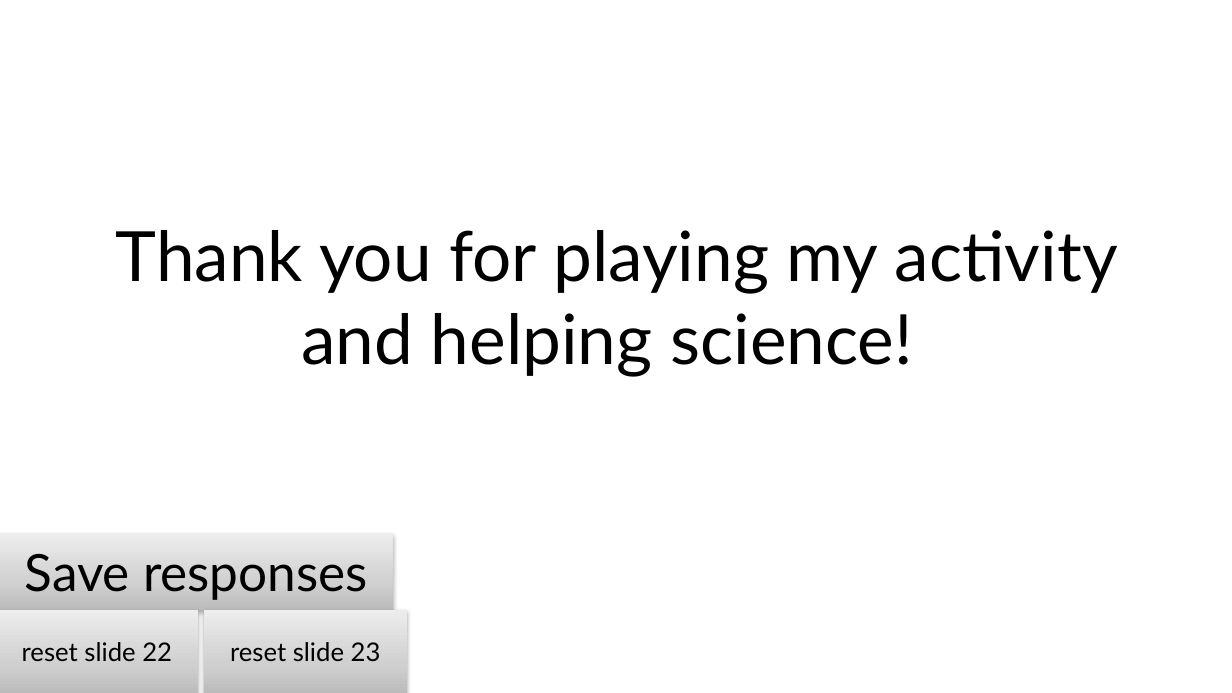
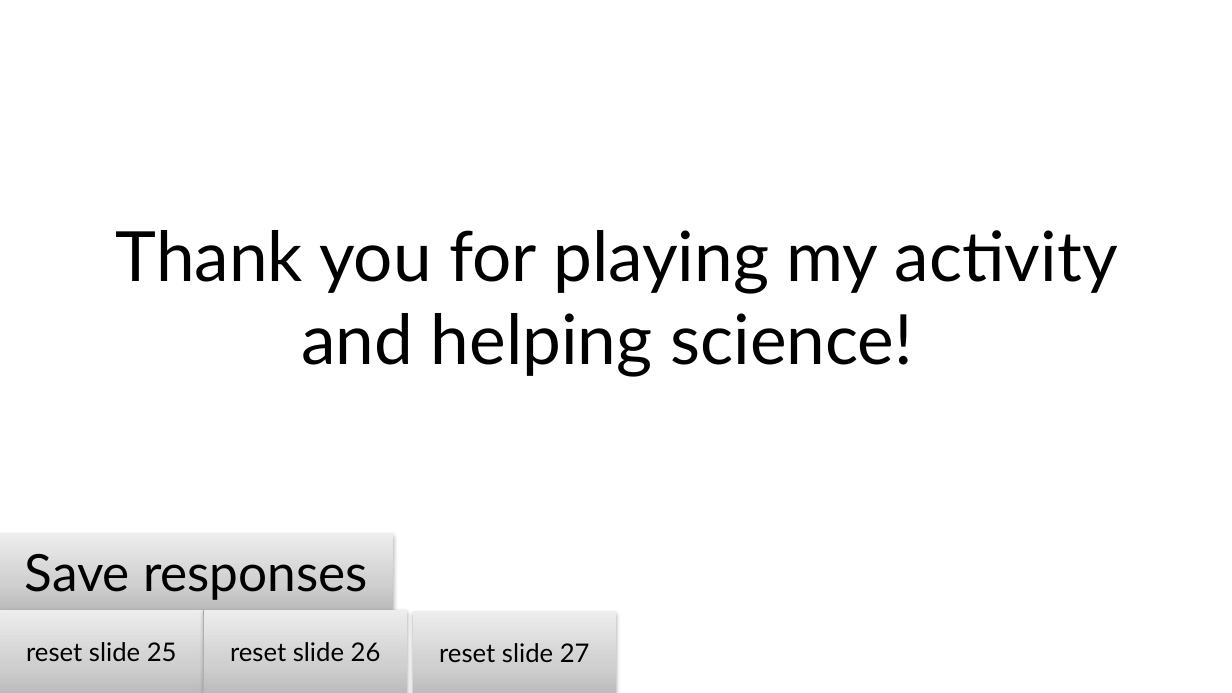
Before and after one commit to mariannazhang/PowerPoint-auto-coding, a slide deck: slide 34 of materials/stimuli.pptm (slide 33 before the commit). Drawn at 1232x693 pixels with LibreOffice and Linux fonts; fonts in the diff are those of the drawing. Boxes give left, top, right and bottom in pixels: in the first picture for what was removed or moved away, otherwise in the second. Text is boxed around its words. In the diff, an @@ line names an element or a change of style, - is before the commit and + after.

Commit message:
add reset to bottom, clarify target unique names

```diff
--- a/materials/stimuli.pptm
+++ b/materials/stimuli.pptm
@@ action button blank "reset slide 25" resized from (x1=0, y1=610, x2=199, y2=693) to (x1=0, y1=610, x2=203, y2=693) @@
@@ action button blank added at (x1=413, y1=611, x2=616, y2=693), fill gradient #BDBDBD to #D1D1D1 to #EEEEEE, 20 pt, text #000000 @@
+reset slide 27
@@ text in action button blank at (x1=26, y1=642, x2=177, y2=661): text changed @@
-reset slide 22
+reset slide 25
@@ text in action button blank at (x1=230, y1=642, x2=381, y2=662): text changed @@
-reset slide 23
+reset slide 26
```
Also in this commit, not shown: 2 other slides changed, 1 slide added, 2 other files.
